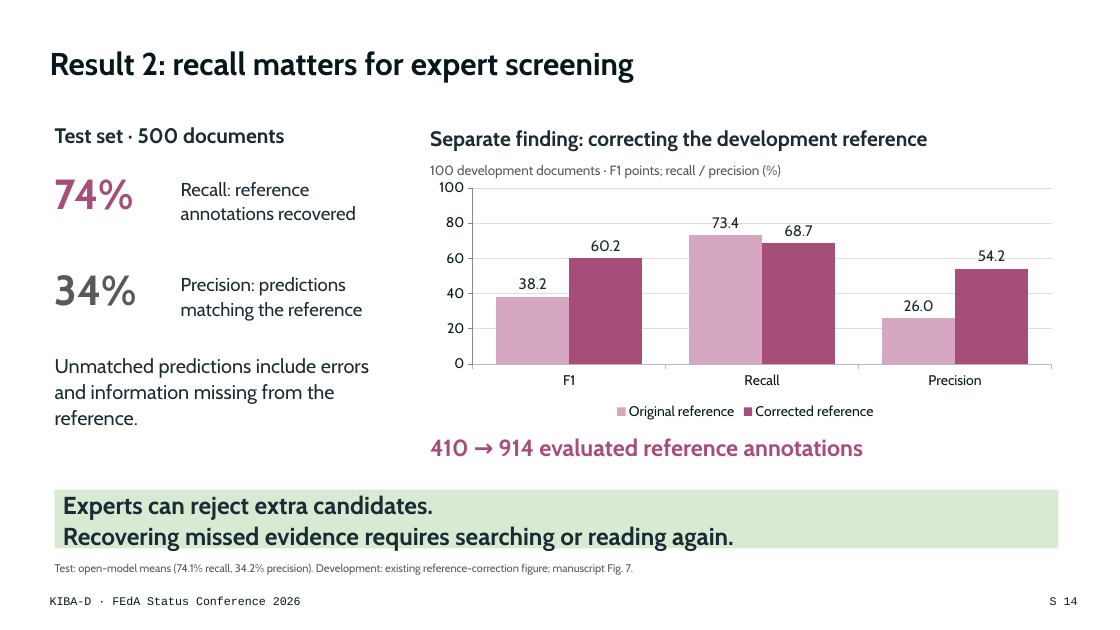
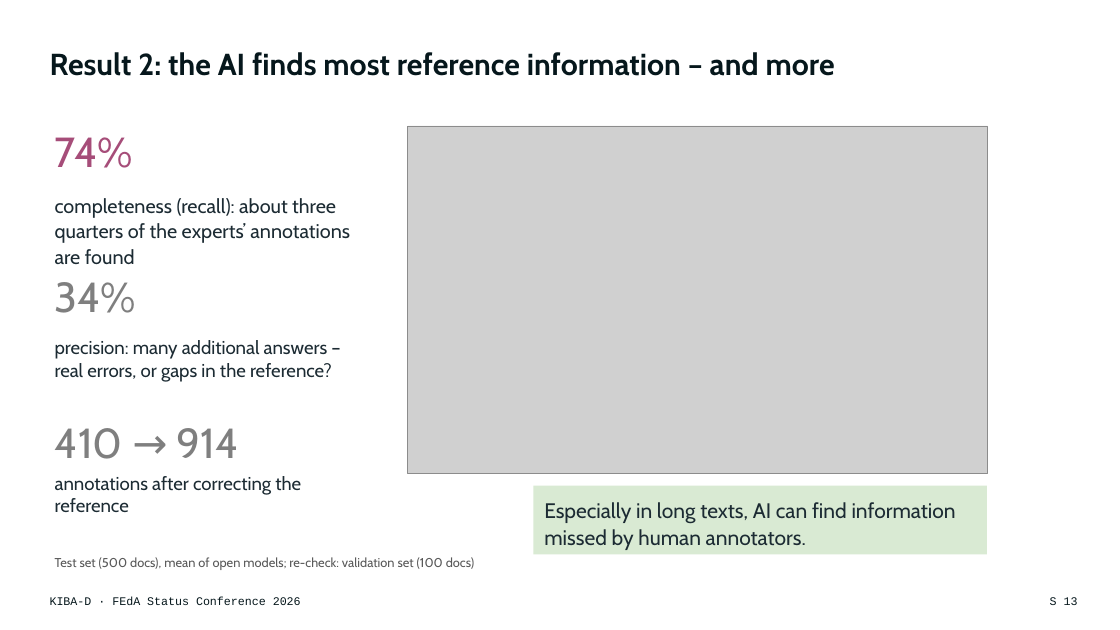
Before and after one commit to DFKI-NLP/kibad-llm, a slide deck: slide 13 of presentations/2026_feda_status_conference/KIBA-D_FEdA2026_Keynote.pptx (slide 14 before the commit). Drawn at 1120x630 pixels with LibreOffice and Linux fonts; fonts in the diff are those of the drawing; grey boxes stand for pictures. Boxes give left, top, right and bottom in pixels: in the first picture for what was removed or moved away, otherwise in the second. Text is boxed around its words. In the diff, an @@ line names an element or a change of style, - is before the commit and + after.

```diff
--- a/presentations/2026_feda_status_conference/KIBA-D_FEdA2026_Keynote.pptx
+++ b/presentations/2026_feda_status_conference/KIBA-D_FEdA2026_Keynote.pptx
@@ title at bbox=[50, 52, 835, 76]: text changed; size 27 to 26 pt @@
-Result 2: recall matters for expert screening
+Result 2: the AI finds most reference information – and more
@@ text "74%": place and size @@
-text "74%" at bbox=[55, 179, 135, 210]
+text "74%" at bbox=[55, 137, 133, 168]
@@ text "74%" at bbox=[55, 137, 133, 168]: bold off; line spacing 1.08 to 1; vertical alignment middle to top @@
@@ text removed at bbox=[55, 127, 284, 144] @@
-Test set · 500 documents
@@ picture added at bbox=[408, 126, 987, 474] @@
@@ text removed at bbox=[430, 130, 927, 152] @@
-Separate finding: correcting the development reference
@@ column chart removed at bbox=[427, 175, 1065, 423] @@
-categories: F1, Recall, Precision
-Original reference: 38.2, 73.4, 26
-Corrected reference: 60.2, 68.7, 54.2
@@ text removed at bbox=[430, 165, 760, 178] @@
-100 development documents · F1 points; recall / precision (%)
@@ text added at bbox=[55, 198, 350, 264], 17 pt, text #1C2B33 @@
+completeness (recall): about three quarters of the experts’ annotations are found
@@ text removed at bbox=[181, 182, 356, 221] @@
-Recall: reference
-annotations recovered
@@ text "34%": place and size @@
-text "34%" at bbox=[55, 275, 137, 306]
+text "34%" at bbox=[55, 282, 137, 313]
@@ text "34%" at bbox=[55, 282, 137, 313]: text colour #595959 to #7F7F7F, bold off; line spacing 1.08 to 1; vertical alignment middle to top @@
@@ text removed at bbox=[181, 277, 362, 321] @@
-Precision: predictions
-matching the reference
@@ text removed at bbox=[55, 358, 369, 425] @@
-Unmatched predictions include errors and information missing from the reference.
@@ text added at bbox=[55, 340, 332, 382], 16 pt, text #1C2B33 @@
+precision: many additional answers – real errors, or gaps in the reference?
@@ text added at bbox=[55, 428, 301, 512], 16 pt, text #1C2B33 @@
+410 → 914
+annotations after correcting the reference
@@ text removed at bbox=[430, 438, 863, 457] @@
-410 → 914 evaluated reference annotations
@@ rectangle removed at bbox=[55, 490, 1059, 549] @@
-Experts can reject extra candidates.
-Recovering missed evidence requires searching or reading again.
@@ rectangle added at bbox=[534, 486, 987, 555], fill #D9EAD3 @@
@@ text added at bbox=[544, 502, 956, 550], 18 pt, text #1C2B33 @@
+Especially in long texts, AI can find information missed by human annotators.
@@ text removed at bbox=[55, 563, 633, 575] @@
-Test: open-model means (74.1% recall, 34.2% precision). Development: existing reference-correction figure; manuscript Fig. 7.
@@ text added at bbox=[55, 557, 474, 570], 11 pt, text #595959 @@
+Test set (500 docs), mean of open models; re-check: validation set (100 docs)
@@ page number at bbox=[1050, 597, 1078, 605]: text changed @@
-S 14
+S 13
```
Also in this commit, not shown: 15 other slides changed, 1 other file.
